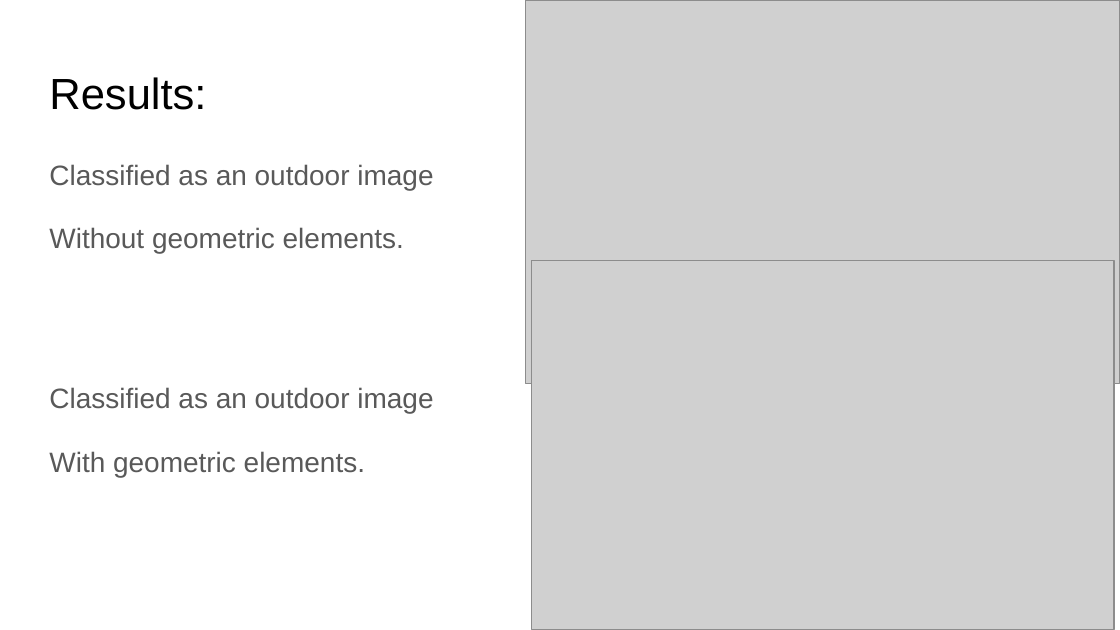
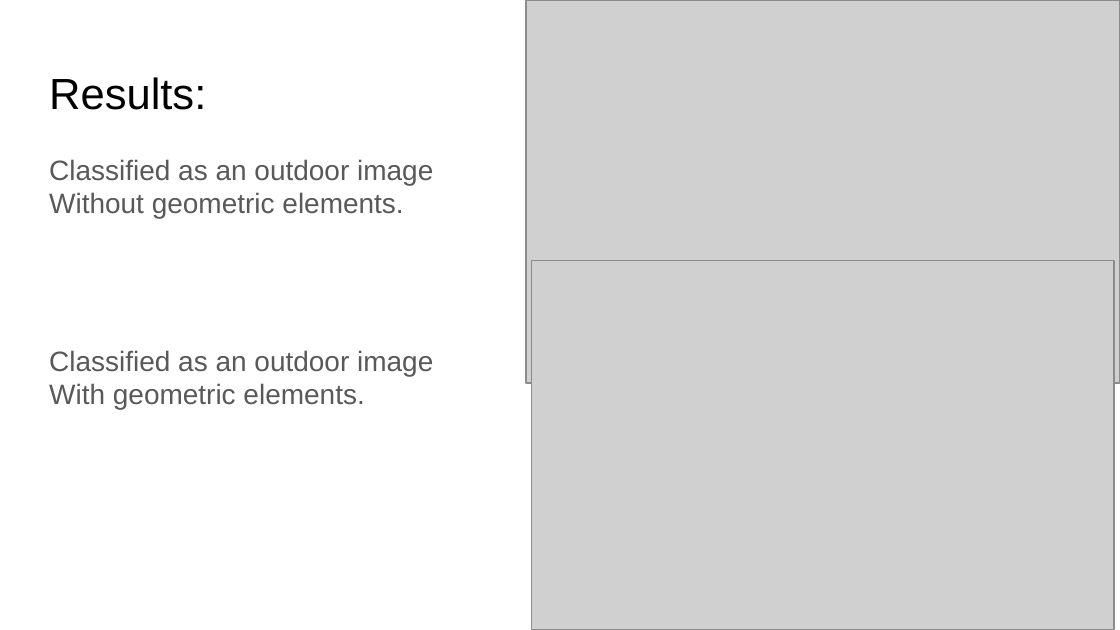
Before and after one commit to avivadla8/DIP_DepthMap, a slide deck: slide 11 of Depth Map Generation.pptx. Drawn at 1120x630 pixels with LibreOffice and Linux fonts; fonts in the diff are those of the drawing; grey boxes stand for pictures. Boxes give left, top, right and bottom in pixels: in the first picture for what was removed or moved away, otherwise in the second. Text is boxed around its words. In the diff, an @@ line names an element or a change of style, - is before the commit and + after.

```diff
--- a/Depth Map Generation.pptx
+++ b/Depth Map Generation.pptx
@@ text "Classified as an outdoor image" at (49,159,433,219): line spacing 1.15 to 1; less space between paragraphs @@
@@ text "Classified as an outdoor image" at (49,350,433,409): line spacing 1.15 to 1; less space between paragraphs @@
```
Also in this commit, not shown: 11 other slides changed, 2 slides added, 1 other file.
